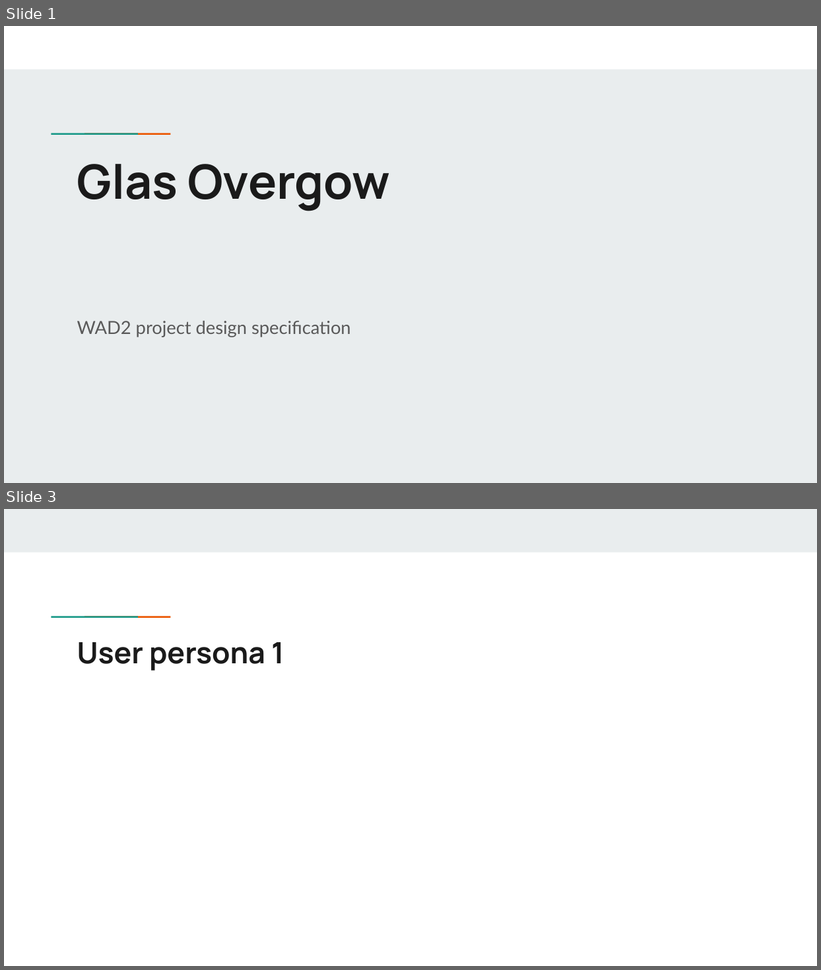
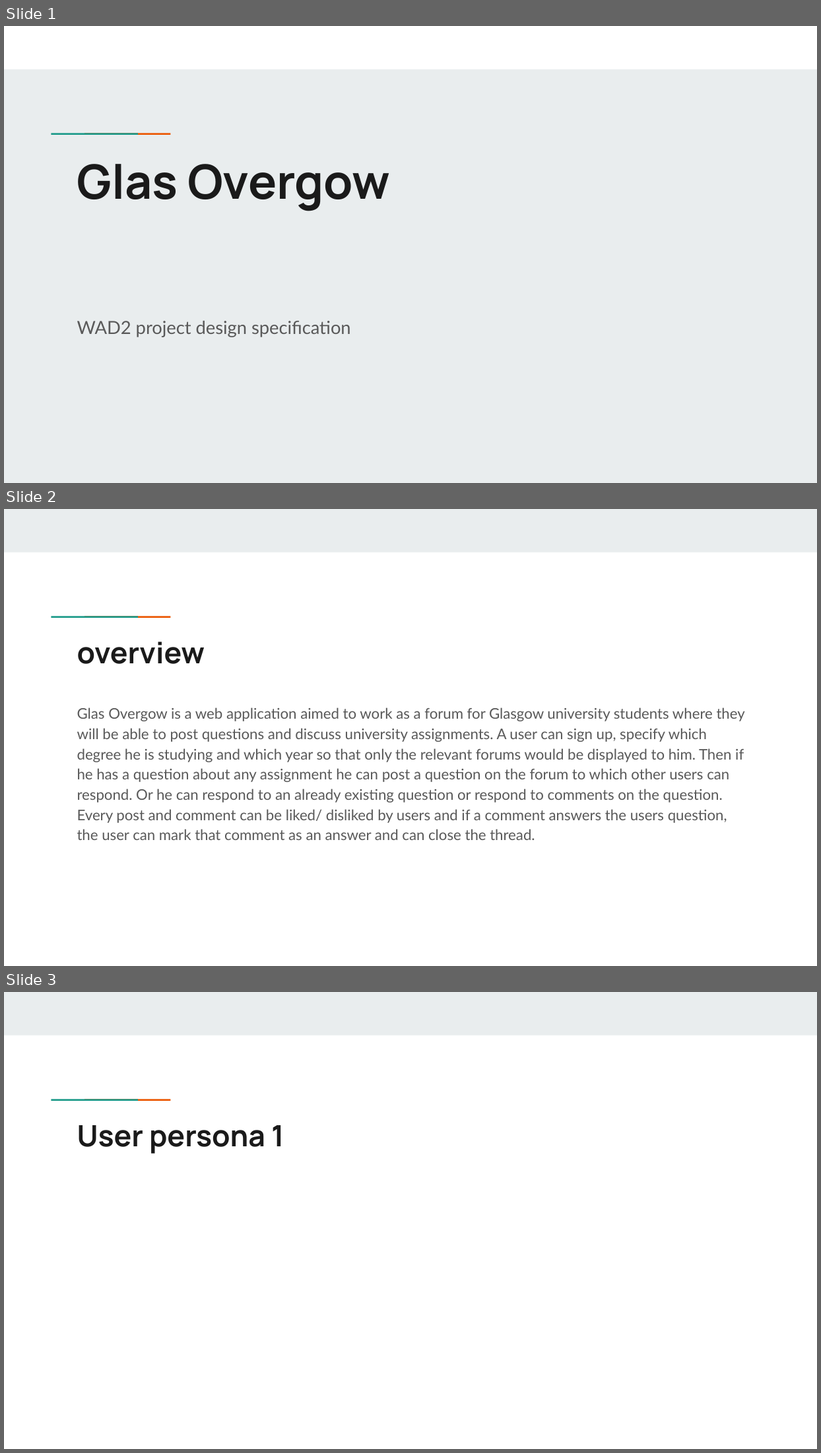
Before and after one commit to theycallmepeter/DreamTeamWAD2, a slide deck: Glas Overgow.pptx. Shown one above the other, each under a label of ours: slides 1 and 3 before the commit, slides 1, 2 and 3 after it; the slides between them are not shown. The pictures are 821x970 and 821x1453 pixels, drawn with LibreOffice and Linux fonts; fonts in the diff are those of the drawing. Boxes give left, top, right and bottom in pixels: in the first picture for what was removed or moved away, otherwise in the second. Text is boxed around its words. In the diff, an @@ line names an element or a change of style, - is before the commit and + after.

Commit message:
added overview to ppt

```diff
--- a/Glas Overgow.pptx
+++ b/Glas Overgow.pptx
@@ slide 2 added at (4, 509, 817, 966), background #FFFFFF; not listed: 3 template elements that a slide beside it also shows @@
@@ title added at (77, 642, 205, 664), 26 pt, text #1A1A1A, bold @@
+overview
@@ text added at (77, 708, 745, 840), 13 pt, text #595959 @@
+Glas Overgow is a web application aimed to work as a forum for Glasgow university students where they will be able to post questions and discuss university assignments. A user can sign up, specify which degree he is studying and which year so that only the relevant forums would be displayed to him. Then if he has a question about any assignment he can post a question on the forum to which other users can respond. Or he can respond to an already existing question or respond to comments on the question. Every post and comment can be liked/ disliked by users and if a comment answers the users question, the user can mark that comment as an answer and can close the thread.
```
Also in this commit, not shown: 1 slide removed.
